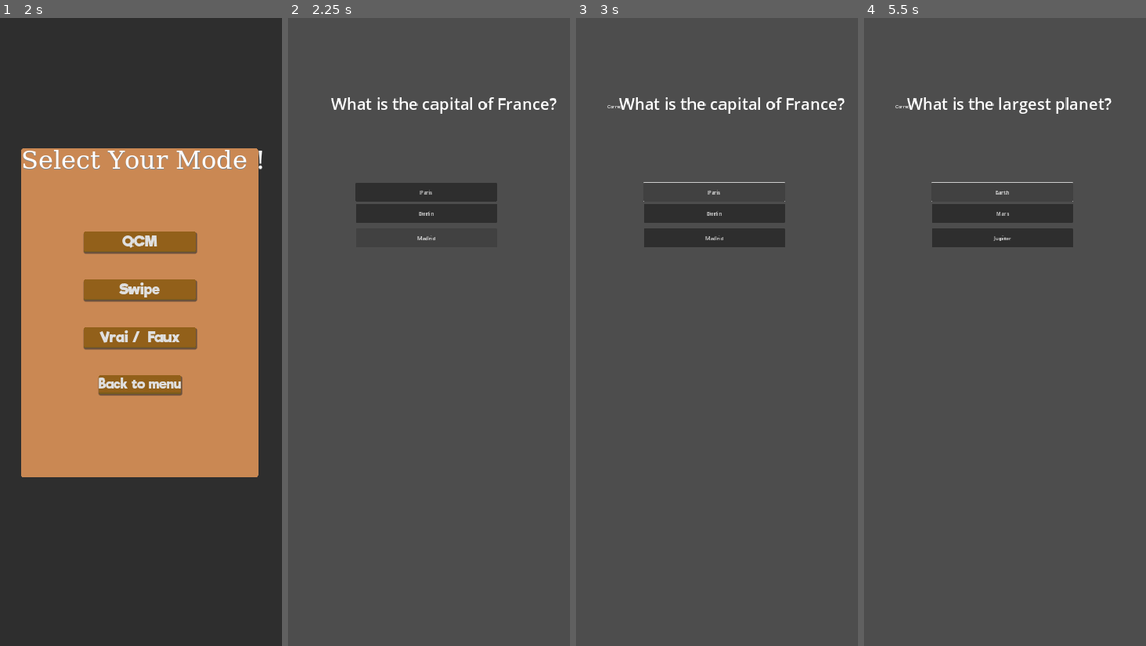
Above: before the commit, frames 1-4 (left to right).
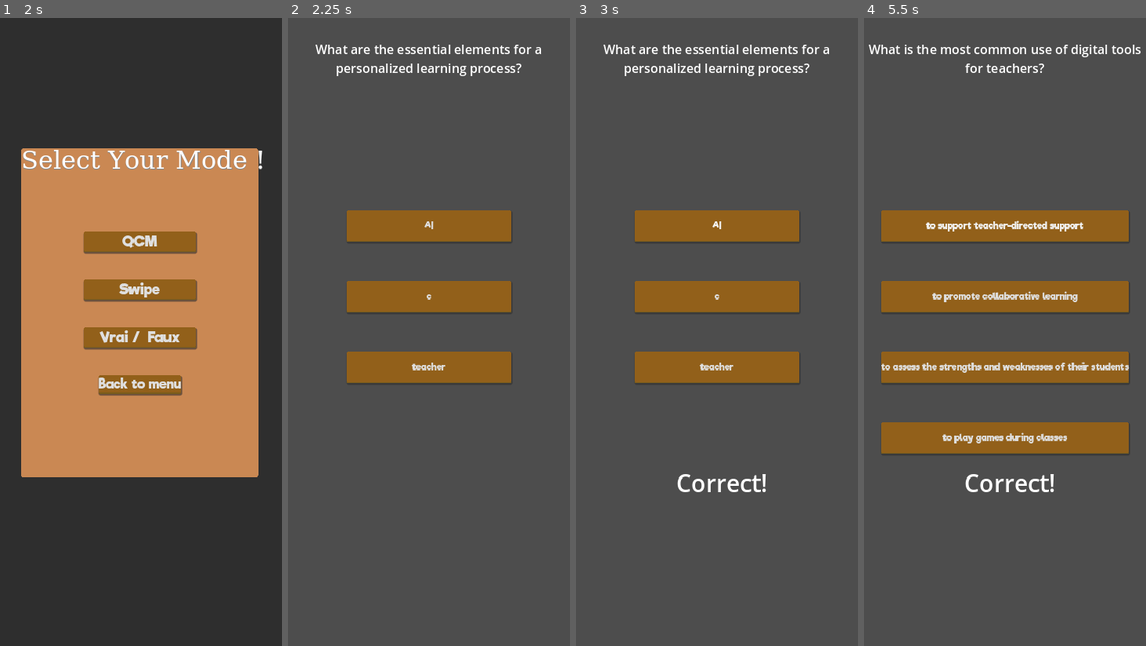
Above: after the commit, the same moments.

Repository: Vin-svg/PronoteReloaded
Game: Godot game, scene res://Scenes/Game.tscn
Same seed, same stepped clock (60 frames per second), same inputs: the game is played once before the commit and once after it.
Inputs (mouse positions are in pixels of both pictures, inside the frame that each line leads up to):
- Up to frame 1 (2 s): click (152, 168) at 0.5 s; click "AMC" at 1.25 s
- Up to frame 2 (2.25 s): click "QCM" at 2 s
- Up to frame 3 (3 s): click "Paris" (after the commit: "AI") at 2.75 s
- Up to frame 4 (5.5 s): click "Berlin" (after the commit: "c") at 3.5 s; click "3" (after the commit: "The Eiffel Tower") at 4.25 s; click "Blue" (after the commit: "it is too rigid") at 5 s

Frame 1 is identical in both runs. In frame 2, 12% of the frame differs, in the area x 9-96%, y 4-59%; in frame 3, 12%; in frame 4, 20%, in the area x 1-99%, y 4-76%.

Commit message:
Système de QCM fonctionnel, mais sans le système d'xp

Diff:
--- a/Global/audio_player.tscn
+++ b/Global/audio_player.tscn
@@ -3,5 +3,4 @@
 [ext_resource type="Script" path="res://Global/audio_player.gd" id="1_cbej5"]
 
 [node name="AudioStreamPlayer" type="AudioStreamPlayer"]
-volume_db = -4.515
 script = ExtResource("1_cbej5")
--- a/Scenes/Player.gd
+++ b/Scenes/Player.gd
@@ -1,19 +1,16 @@
 extends CharacterBody2D
 
 const XP_DATABASE = "res://Score/Database.json"
+const SAVE_FILE_PATH = "user://savegame.json"
 const MAX_LEVEL = 4
 
 var XP_Table_Data = {}
-
 var Level : int = 1:
 	set(value):
 		Level = value
 		%Label.text = str(value)
 
-
-
 var rpgClass
-
 var current_xp = 0:
 	set(value):
 		current_xp = value
@@ -25,8 +22,8 @@
 		elif Level == MAX_LEVEL:
 			current_xp = 0
 
-		var total = min( (XP_Table_Data[str(Level)]["total"] + current_xp),
-						 XP_Table_Data[str(MAX_LEVEL)]["total"] )
+		var total = min((XP_Table_Data[str(Level)]["total"] + current_xp),
+						XP_Table_Data[str(MAX_LEVEL)]["total"])
 		%TotalXP.text = str(total)
 
 		%ProgressBar.max_value = get_max_xp_at(Level)
@@ -36,8 +33,6 @@
 	set(value):
 		HP = value
 		%HP.text = str(value)
-
-
 
 var Vitality : int :
 	set(value):
@@ -58,7 +53,7 @@
 func _ready():
 	XP_Table_Data = get_xp_data()
 	print(XP_Table_Data)
-
+	load_game_data()
 	rpgClass = Knight.new()
 	rpgClass.set_base_stat(self)
 
@@ -72,3 +67,37 @@
 
 func _on_gain_xp_pressed():
 	current_xp += 100
+
+func add_xp(amount: int):
+	current_xp += amount
+
+func save_game_data():
+	var save_data = {
+		"level": Level,
+		"current_xp": current_xp,
+		"hp": HP,
+		"vitality": Vitality,
+		"agility": Agility,
+		"defense": Defense
+	}
+
+	var file = FileAccess.open(SAVE_FILE_PATH, FileAccess.WRITE)
+	file.store_string(to_json(save_data))  # Fixed: Use JSON class
+
+func load_game_data():
+	var file = FileAccess.open(SAVE_FILE_PATH, FileAccess.READ)
+	if file:
+		var data = JSON.parse_string(file.get_as_text())
+		if data.error == OK:
+			var save_data = data.result
+			Level = save_data.get("level", 1)
+			current_xp = save_data.get("current_xp", 0)
+			HP = save_data.get("hp", 100)  # Default HP value
+			Vitality = save_data.get("vitality", 0)
+			Agility = save_data.get("agility", 0)
+			Defense = save_data.get("defense", 0)
+
+func to_json(data: Dictionary) -> String:
+	var json = JSON.new()
+	var json_string = json.print(data)
+	return json_string
--- a/Scenes/QCM.tscn
+++ b/Scenes/QCM.tscn
@@ -1,7 +1,10 @@
-[gd_scene load_steps=3 format=3 uid="uid://dfpn475c672xp"]
+[gd_scene load_steps=6 format=3 uid="uid://dfpn475c672xp"]
 
 [ext_resource type="Script" path="res://Scenes/QCM_script.gd" id="1_7f1di"]
 [ext_resource type="AudioStream" uid="uid://b6upo5qvq7pdr" path="res://Assets/Sounds (UI-Music)/Click.mp3" id="2_duap7"]
+[ext_resource type="Theme" uid="uid://bjrncu1rigl6m" path="res://Assets/Themes/Blue_theme.tres" id="3_yo1ek"]
+[ext_resource type="AudioStream" uid="uid://dvyx36301seha" path="res://Assets/Sounds (UI-Music)/correct.mp3" id="4_4o72k"]
+[ext_resource type="AudioStream" uid="uid://eyhuwrp6lxcl" path="res://Assets/Sounds (UI-Music)/wrong.mp3" id="5_7qyvl"]
 
 [node name="Control" type="Control"]
 layout_mode = 3
@@ -14,48 +17,73 @@
 
 [node name="AudioStreamPlayer" type="AudioStreamPlayer" parent="."]
 stream = ExtResource("2_duap7")
-volume_db = -6.242
 pitch_scale = 1.87
 autoplay = true
 
 [node name="QuestionLabel" type="Label" parent="."]
 layout_mode = 0
-offset_left = 166.0
-offset_top = 283.0
-offset_right = 985.0
-offset_bottom = 491.0
-theme_override_font_sizes/font_size = 61
+offset_left = 4.0
+offset_top = 85.0
+offset_right = 1075.0
+offset_bottom = 375.0
+theme_override_font_sizes/font_size = 48
+horizontal_alignment = 1
+autowrap_mode = 3
 
-[node name="AnswerButton1" type="Button" parent="."]
-layout_mode = 0
-offset_left = 259.0
-offset_top = 630.0
-offset_right = 800.0
-offset_bottom = 701.0
-theme_override_font_sizes/font_size = 20
+[node name="VBoxContainer" type="VBoxContainer" parent="."]
+layout_mode = 1
+anchors_preset = 8
+anchor_left = 0.5
+anchor_top = 0.5
+anchor_right = 0.5
+anchor_bottom = 0.5
+offset_left = -316.0
+offset_top = -465.5
+offset_right = 316.0
+offset_bottom = 465.5
+grow_horizontal = 2
+grow_vertical = 2
+theme_override_constants/separation = 149
 
-[node name="AnswerButton2" type="Button" parent="."]
-layout_mode = 0
-offset_left = 260.0
-offset_top = 711.0
-offset_right = 801.0
-offset_bottom = 782.0
-theme_override_font_sizes/font_size = 20
+[node name="AnswerButton1" type="Button" parent="VBoxContainer"]
+custom_minimum_size = Vector2(0, 121.29)
+layout_mode = 2
+theme = ExtResource("3_yo1ek")
+theme_override_font_sizes/font_size = 35
 
-[node name="AnswerButton3" type="Button" parent="."]
-layout_mode = 0
-offset_left = 260.0
-offset_top = 805.0
-offset_right = 801.0
-offset_bottom = 876.0
-theme_override_font_sizes/font_size = 20
+[node name="AnswerButton2" type="Button" parent="VBoxContainer"]
+custom_minimum_size = Vector2(0, 121.29)
+layout_mode = 2
+theme = ExtResource("3_yo1ek")
+theme_override_font_sizes/font_size = 35
+
+[node name="AnswerButton3" type="Button" parent="VBoxContainer"]
+custom_minimum_size = Vector2(0, 121.29)
+layout_mode = 2
+theme = ExtResource("3_yo1ek")
+theme_override_font_sizes/font_size = 35
+
+[node name="AnswerButton4" type="Button" parent="VBoxContainer"]
+custom_minimum_size = Vector2(0, 121.29)
+layout_mode = 2
+theme = ExtResource("3_yo1ek")
+theme_override_font_sizes/font_size = 35
 
 [node name="FeedbackLabel" type="Label" parent="."]
-layout_mode = 0
-offset_left = 121.0
-offset_top = 327.0
-offset_right = 988.0
-offset_bottom = 599.0
+layout_mode = 1
+anchors_preset = 8
+anchor_left = 0.5
+anchor_top = 0.5
+anchor_right = 0.5
+anchor_bottom = 0.5
+offset_left = -364.0
+offset_top = 511.0
+offset_right = 404.0
+offset_bottom = 778.0
+grow_horizontal = 2
+grow_vertical = 2
+theme_override_font_sizes/font_size = 91
+horizontal_alignment = 1
 
 [node name="Panel" type="Panel" parent="."]
 visible = false
@@ -72,6 +100,48 @@
 grow_horizontal = 2
 grow_vertical = 2
 
-[connection signal="pressed" from="AnswerButton1" to="." method="_on_answer_button_1_pressed"]
-[connection signal="pressed" from="AnswerButton2" to="." method="_on_answer_button_1_pressed"]
-[connection signal="pressed" from="AnswerButton3" to="." method="_on_answer_button_1_pressed"]
+[node name="CountdownLabel" type="Label" parent="."]
+layout_mode = 0
+offset_left = 162.0
+offset_top = 2134.0
+offset_right = 903.0
+offset_bottom = 2319.0
+theme_override_font_sizes/font_size = 41
+
+[node name="MessageLabel" type="Label" parent="."]
+layout_mode = 0
+offset_left = 162.0
+offset_top = 2134.0
+offset_right = 903.0
+offset_bottom = 2319.0
+theme_override_font_sizes/font_size = 41
+
+[node name="CorrectSoundPlayer" type="AudioStreamPlayer" parent="."]
+stream = ExtResource("4_4o72k")
+volume_db = -7.0
+
+[node name="WrongSoundPlayer" type="AudioStreamPlayer" parent="."]
+stream = ExtResource("5_7qyvl")
+volume_db = -7.0
+
+[node name="BackToMenuButton" type="Button" parent="."]
+visible = false
+layout_mode = 1
+anchors_preset = 8
+anchor_left = 0.5
+anchor_top = 0.5
+anchor_right = 0.5
+anchor_bottom = 0.5
+offset_left = -189.0
+offset_top = 964.0
+offset_right = 244.0
+offset_bottom = 1075.0
+grow_horizontal = 2
+grow_vertical = 2
+theme_override_font_sizes/font_size = 56
+text = "Back to Menu"
+
+[connection signal="pressed" from="VBoxContainer/AnswerButton1" to="." method="_on_answer_button_1_pressed"]
+[connection signal="pressed" from="VBoxContainer/AnswerButton2" to="." method="_on_answer_button_1_pressed"]
+[connection signal="pressed" from="VBoxContainer/AnswerButton3" to="." method="_on_answer_button_1_pressed"]
+[connection signal="pressed" from="VBoxContainer/AnswerButton4" to="." method="_on_answer_button_1_pressed"]
--- a/Scenes/QCM_script.gd
+++ b/Scenes/QCM_script.gd
@@ -1,28 +1,82 @@
 extends Control
 
+# Updated questions and answers
 var questions = [
-	{"question": "What is the capital of France?", "answers": ["Paris", "Berlin", "Madrid"], "correct": 0},
-	{"question": "What is 2 + 2?", "answers": ["3", "4", "5"], "correct": 1},
-	{"question": "What is the color of the sky?", "answers": ["Blue", "Green", "Red"], "correct": 0},
-	{"question": "What is the largest planet?", "answers": ["Earth", "Mars", "Jupiter"], "correct": 2}
+	{
+		"question": "What are the essential elements for a personalized learning process?",
+		"answers": ["AI", "c", "teacher"],
+		"correct": [0]  # Index of the correct answer in the list (AI)
+	},
+	{
+		"question": "What is the most famous structure in Australia?",
+		"answers": ["The Eiffel Tower", "Big Ben", "The Sydney Opera House", "The Sydney Harbour Bridge"],
+		"correct": [2]  # Index of the correct answer in the list (The Sydney Opera House)
+	},
+	{
+		"question": "What are the bad aspects of standardized learning?",
+		"answers": ["it is too rigid", "it matches with each student's needs", "it allows a tailored learning", "students aren’t prepared for college"],
+		"correct": [0, 3]  # Indexes of the correct answers (it is too rigid, students aren’t prepared for college)
+	},
+	{
+		"question": "What is the most common use of digital tools for teachers?",
+		"answers": ["to support teacher-directed support", "to promote collaborative learning", "to assess the strengths and weaknesses of their students", "to play games during classes"],
+		"correct": [0]  # Index of the correct answer in the list (to support teacher-directed support)
+	},
+	{
+		"question": "What are Flipped Classrooms?",
+		"answers": ["we make students face a wall", "it’s just the name of a Zoom-like app", "teachers learn from students", "students learn at home and work at school"],
+		"correct": [3]  # Index of the correct answer in the list (students learn at home and work at school)
+	},
+	{
+		"question": "How can a country represent itself?",
+		"answers": ["through its architecture", "through the quality of its concrete", "through its culture", "through the fur of dogs and cats"],
+		"correct": [0, 2]  # Indexes of the correct answers (through its architecture, through its culture)
+	}
 ]
 
 var current_question_index = 0
 
 @onready var question_label = $QuestionLabel
-@onready var answer_buttons = [$AnswerButton1, $AnswerButton2, $AnswerButton3]
+@onready var answer_buttons = [$VBoxContainer/AnswerButton1, $VBoxContainer/AnswerButton2, $VBoxContainer/AnswerButton3, $VBoxContainer/AnswerButton4]  # Ensure there are enough buttons
 @onready var feedback_label = $FeedbackLabel
+@onready var back_to_menu_button = $BackToMenuButton
+
+# Reference to the leveling script instance
+@export var leveling_node_path : NodePath
+var leveling_script : CharacterBody2D
+
+# References to AudioStreamPlayer nodes
+@onready var correct_sound_player = $CorrectSoundPlayer
+@onready var wrong_sound_player = $WrongSoundPlayer
 
 func _ready():
-	# Ensure all nodes are properly initialized
-	if not question_label or not feedback_label or answer_buttons.size() != 3:
-		push_error("One or more UI elements are not properly initialized")
-		return
+	# Check if nodes are properly initialized
+	if not question_label:
+		push_error("QuestionLabel node not found")
+	if not feedback_label:
+		push_error("FeedbackLabel node not found")
+	for button in answer_buttons:
+		if not button:
+			push_error("One or more answer buttons not found")
+
+	# Ensure there are enough answer buttons
+	if answer_buttons.size() != 4:
+		push_error("The number of answer buttons does not match the expected count")
 
 	# Connect buttons to their signal handlers
 	for i in range(answer_buttons.size()):
 		var button = answer_buttons[i]
-		button.connect("pressed", Callable(self, "_on_answer_button_pressed").bind(i))
+		if button:
+			button.connect("pressed", Callable(self, "_on_answer_button_pressed").bind(i))
+		else:
+			push_error("Button at index %d is null and cannot be connected" % i)
+
+	# Get the leveling script instance from the scene
+	if leveling_node_path:
+		leveling_script = get_node(leveling_node_path)
+		if not leveling_script or not leveling_script.has_method("add_xp"):
+			push_error("Leveling script method 'add_xp' not found or leveling_node_path is invalid")
+			return
 
 	load_question(current_question_index)
 
@@ -30,14 +84,25 @@
 	var question_data = questions[index]
 	question_label.text = question_data["question"]
 	for i in range(answer_buttons.size()):
-		answer_buttons[i].text = question_data["answers"][i]
+		if i < question_data["answers"].size():
+			answer_buttons[i].text = question_data["answers"][i]
+			answer_buttons[i].show()
+		else:
+			answer_buttons[i].hide()  # Hide unused buttons
 
 func _on_answer_button_pressed(button_index):
-	var correct_answer = questions[current_question_index]["correct"]
-	if button_index == correct_answer:
+	var correct_answers = questions[current_question_index]["correct"]
+	if correct_answers.has(button_index):
 		feedback_label.text = "Correct!"
+		# Play correct answer sound
+		correct_sound_player.play()
+		# Add XP to the player
+		if leveling_script:
+			leveling_script.add_xp(100)
 	else:
 		feedback_label.text = "Incorrect!"
+		# Play wrong answer sound
+		wrong_sound_player.play()
 
 	# Move to the next question after a short delay to show the feedback
 	await get_tree().create_timer(1.0).timeout
@@ -47,7 +112,18 @@
 	else:
 		feedback_label.text = "Quiz Completed!"
 		disable_buttons()
+		# Hide the question and answer buttons
+		question_label.hide()
+		for button in answer_buttons:
+			button.hide()
+		# Show the back to menu button after a delay
+		await get_tree().create_timer(5.0).timeout
+		back_to_menu_button.show()
 
 func disable_buttons():
 	for button in answer_buttons:
 		button.disabled = true
+
+func _on_back_to_menu_button_pressed():
+	# Implement transition to the menu scene
+	get_tree().change_scene("res://Scenes/Game.tscn")
--- a/default_bus_layout.tres
+++ b/default_bus_layout.tres
@@ -8,6 +8,7 @@
 post_gain = -50.76
 
 [resource]
+bus/0/volume_db = -4.24723
 bus/0/effect/0/effect = SubResource("AudioEffectDistortion_53p8v")
 bus/0/effect/0/enabled = false
 bus/1/name = &"Music"
Not shown, added: Assets/Sounds (UI-Music)/correct.mp3.import
Not shown, added: Assets/Sounds (UI-Music)/wrong.mp3.import
Empty file added: Score/savegame.json
Not shown, added: Assets/Sounds (UI-Music)/correct.mp3
Not shown, added: Assets/Sounds (UI-Music)/wrong.mp3
